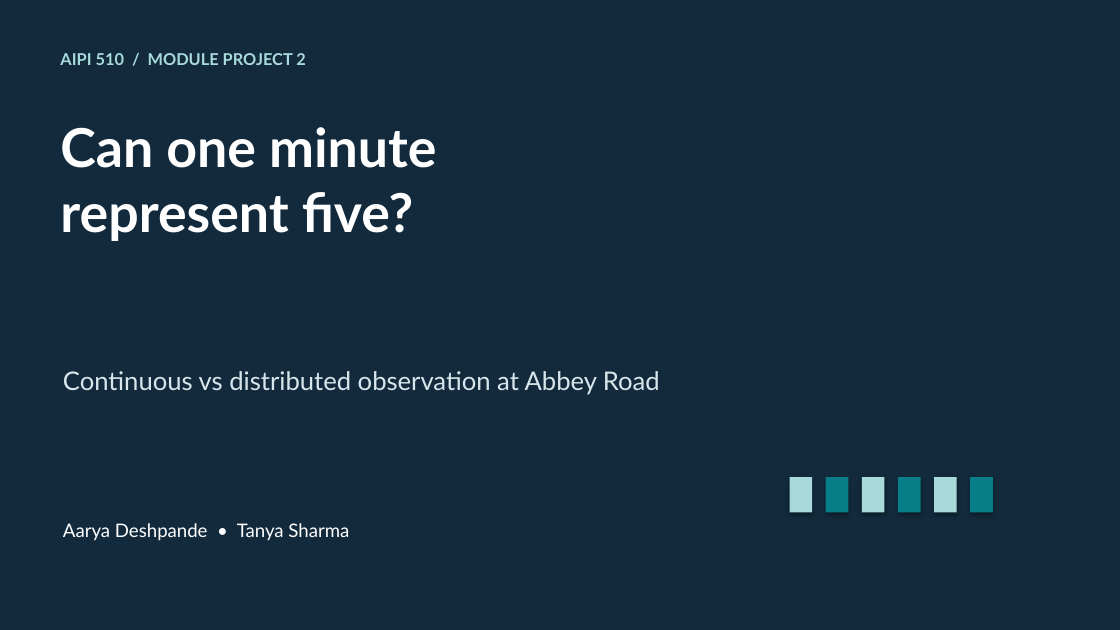
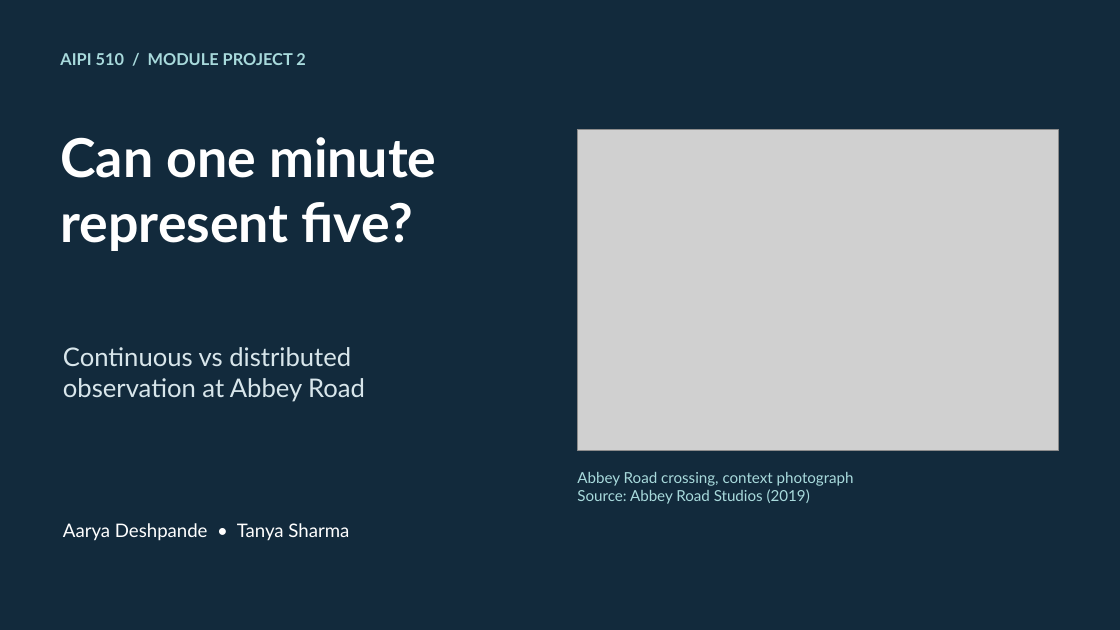
Before and after one commit to AaryaDeshpande/aipi510-module2-abbeyroad-sampling, a slide deck: slide 1 of slides/AIPI510_Module2_AbbeyRoad_Presentation.pptx. Drawn at 1120x630 pixels with LibreOffice and Linux fonts; fonts in the diff are those of the drawing; grey boxes stand for pictures. Boxes give left, top, right and bottom in pixels: in the first picture for what was removed or moved away, otherwise in the second. Text is boxed around its words. In the diff, an @@ line names an element or a change of style, - is before the commit and + after.

Commit message:
Add Abbey Road photograph and improve title-slide layout

```diff
--- a/slides/AIPI510_Module2_AbbeyRoad_Presentation.pptx
+++ b/slides/AIPI510_Module2_AbbeyRoad_Presentation.pptx
@@ text "Can one minute": place and size @@
-text "Can one minute" at (60,127,436,241)
+text "Can one minute" at (60,137,436,251)
@@ picture added at (578,129,1060,450) @@
@@ text at (63,347,365,402): text changed @@
-Continuous vs distributed observation at Abbey Road
+Continuous vs distributed
+observation at Abbey Road
@@ text added at (577,472,854,504), 13 pt, text #A8DADC @@
+Abbey Road crossing, context photograph
+Source: Abbey Road Studios (2019)
@@ rectangle removed at (790,477,812,513) @@
@@ rectangle removed at (826,477,849,513) @@
@@ rectangle removed at (862,477,885,513) @@
@@ rectangle removed at (898,477,921,513) @@
@@ rectangle removed at (934,477,957,513) @@
@@ rectangle removed at (970,477,993,513) @@
```
Also in this commit, not shown: 4 other files.
